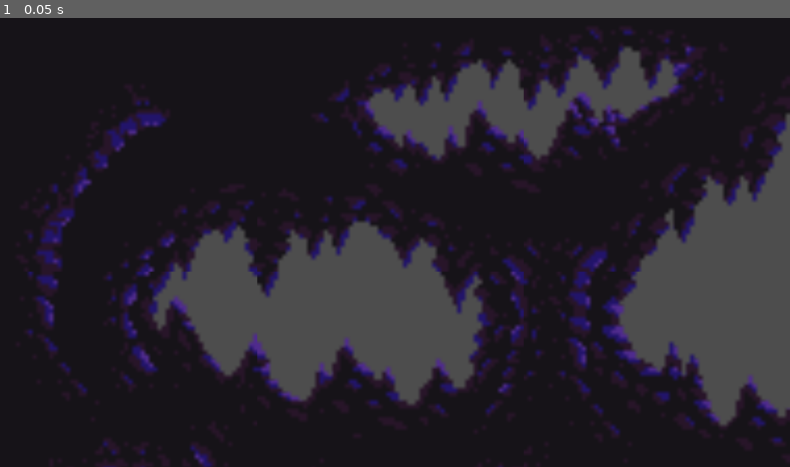
Above: before the commit, frame 1.
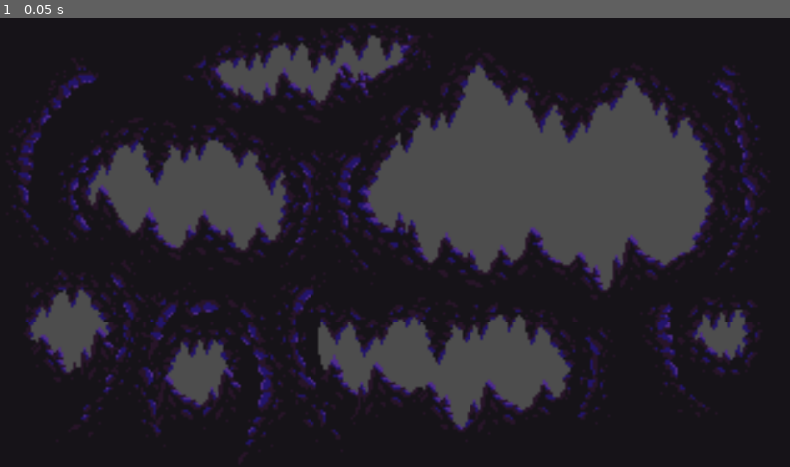
Above: after the commit, the same moment.

Repository: Daedalus-7/Final-Project
Game: Godot game, scene res://game.tscn
Same seed, same stepped clock (60 frames per second), same inputs: the game is played once before the commit and once after it.
Inputs:
- Up to frame 1 (0.05 s): no input

The runs differ from the first frame. In frame 1, 47% of the frame differs, in the area x 1-100%, y 1-100%.

Commit message:
Update

Diff:
--- /dev/null
+++ b/Player/player.tscn
@@ -0,0 +1,7 @@
+[gd_scene format=3 uid="uid://32x1u6h28ofk"]
+
+[node name="Player" type="CharacterBody2D"]
+
+[node name="AnimatedSprite2D" type="AnimatedSprite2D" parent="."]
+
+[node name="CollisionShape2D" type="CollisionShape2D" parent="."]
--- a/game.tscn
+++ b/game.tscn
@@ -106,7 +106,7 @@
 [node name="Game" type="Node2D"]
 
 [node name="Background" type="TileMap" parent="."]
-scale = Vector2(6, 6)
+scale = Vector2(3.6, 3.6)
 tile_set = SubResource("TileSet_odbx2")
 format = 2
 layer_0/tile_data = PackedInt32Array(0, 0, 0, 65536, 0, 1, 131072, 0, 2, 1, 65536, 0, 65537, 65536, 1, 131073, 65536, 2, 2, 131072, 0, 65538, 131072, 1, 131074, 131072, 2, 3, 196608, 0, 65539, 196608, 1, 131075, 196608, 2, 4, 262144, 0, 65540, 262144, 1, 131076, 262144, 2)
@@ -114,5 +114,6 @@
 [node name="Player_Container" type="Node2D" parent="."]
 
 [node name="Platforms" type="TileMap" parent="."]
+scale = Vector2(2, 2)
 tile_set = SubResource("TileSet_ye43w")
 format = 2
